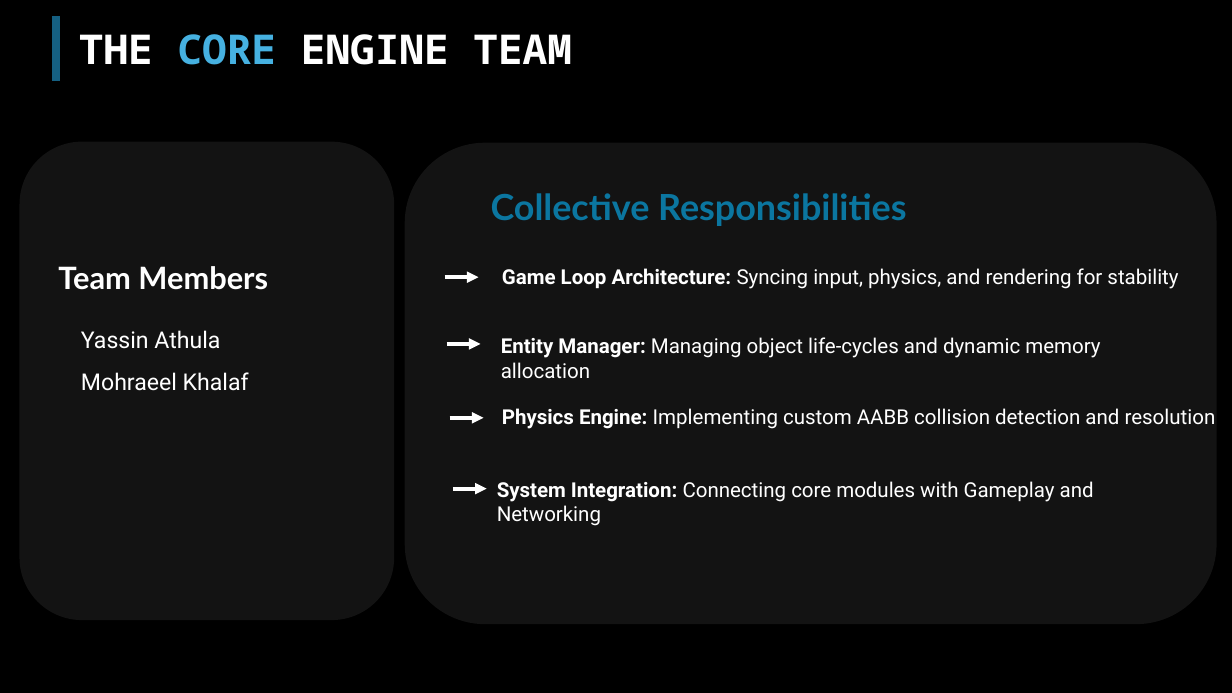
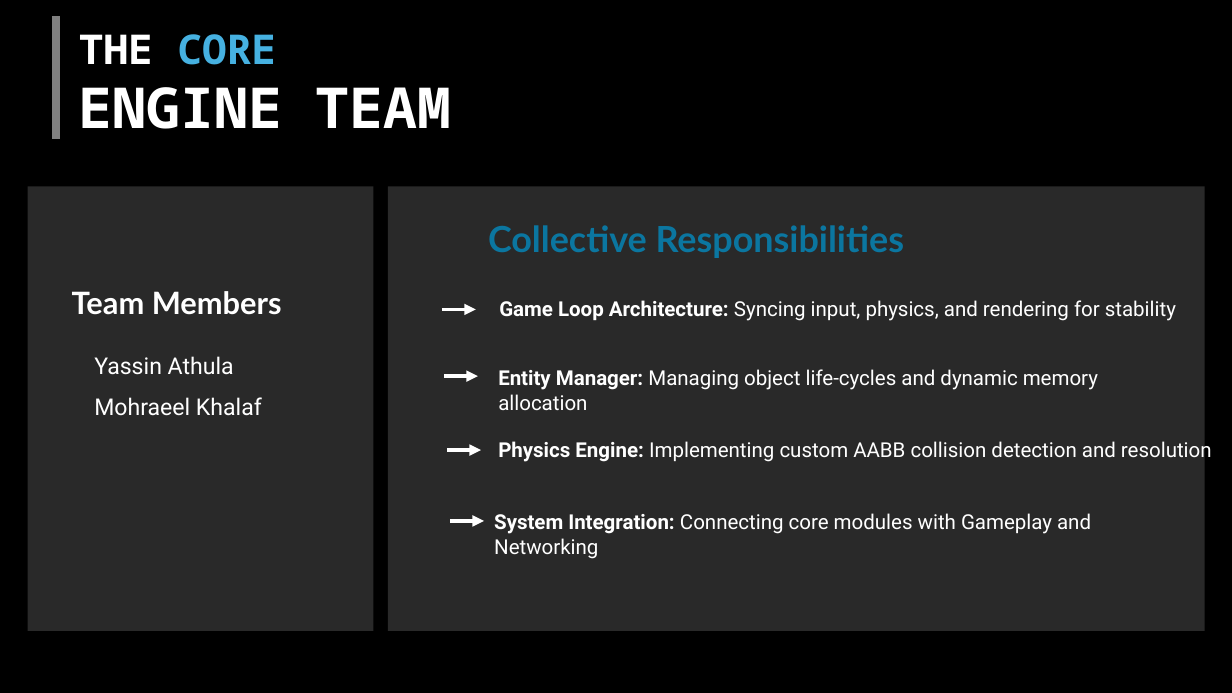
Before and after one commit to emanmo5050-oss/GamEngine26, a slide deck: slide 3 of GamEngine26.pptx (slide 4 before the commit). Drawn at 1232x693 pixels with LibreOffice and Linux fonts; fonts in the diff are those of the drawing; background and template pictures are left out. Boxes give left, top, right and bottom in pixels: in the first picture for what was removed or moved away, otherwise in the second. Text is boxed around its words. In the diff, an @@ line names an element or a change of style, - is before the commit and + after.

```diff
--- a/GamEngine26.pptx
+++ b/GamEngine26.pptx
@@ line moved from (55, 17) - (55, 81) to (55, 17) - (55, 139) @@
@@ line (55, 17) - (55, 139): stroke #156082 6 pt to #808080 6 pt @@
@@ text at (79,34,452,129): text changed; size 32 to 44 pt @@
-THE CORE ENGINE TEAM
+THE CORE
+ENGINE TEAM
@@ rounded rectangle removed at (19,141,394,620) @@
@@ rounded rectangle removed at (405,142,1217,624) @@
@@ rectangle added at (28,187,373,631), fill #292929 @@
@@ rectangle added at (388,187,1205,631), fill #292929 @@
@@ text "Team Members": place and size @@
-text "Team Members" at (58,266,268,290)
+text "Team Members" at (72,291,282,315)
@@ text "Game Loop Architecture: Syncing input, ...": place and size @@
-text "Game Loop Architecture: Syncing input, ..." at (502,268,1178,289)
+text "Game Loop Architecture: Syncing input, ..." at (499,300,1176,321)
@@ 3 texts, 1 arrow: place and size @@
-3 texts, 1 arrow at (445,193,1216,526)
+3 texts, 1 arrow at (442,225,1212,559)
@@ text "Yassin Athula": place and size @@
-text "Yassin Athula" at (81,330,249,391)
+text "Yassin Athula" at (94,356,262,416)
@@ arrow moved from (446, 344) - (481, 344) to (445, 376) - (478, 376) @@
@@ 2 arrows, 1 text: place and size @@
-2 arrows, 1 text at (450,337,1100,489)
+2 arrows, 1 text at (447,369,1098,521)
```
Also in this commit, not shown: 5 other slides changed, 8 slides added, 5 slides removed, 5 other files.
